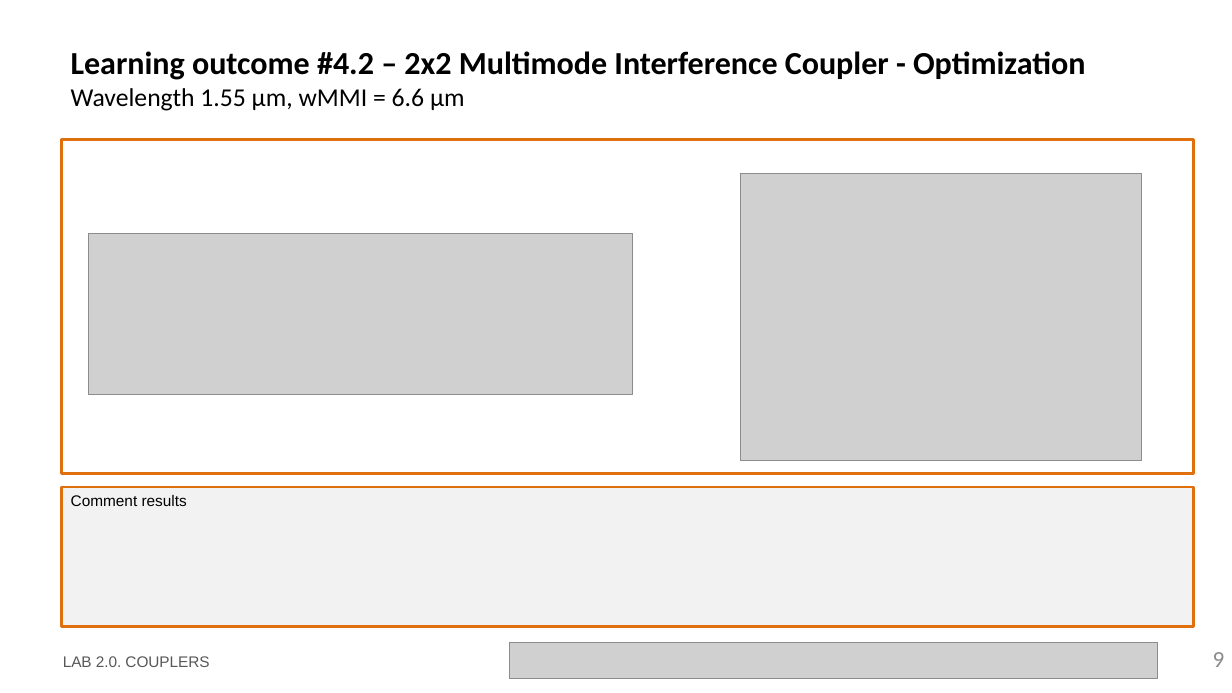
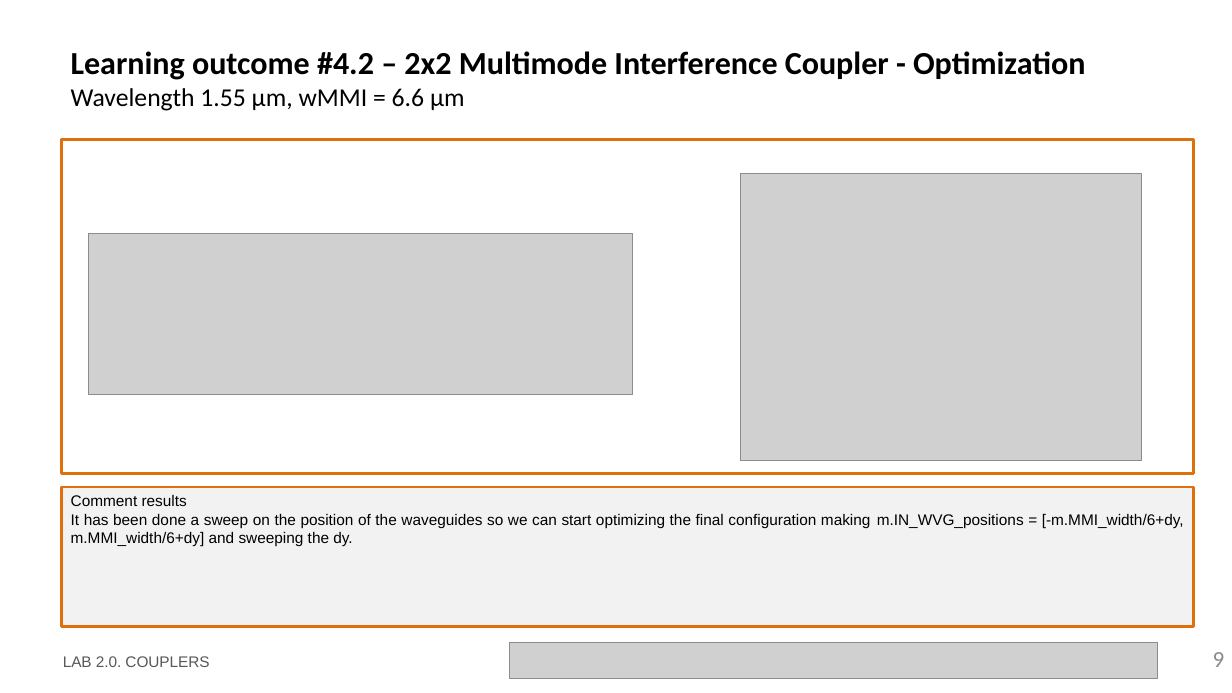
Before and after one commit to SergioC-upv/pic-upv-lab2, a slide deck: slide 9 of LabBook_20.pptx. Drawn at 1232x693 pixels with LibreOffice and Linux fonts; fonts in the diff are those of the drawing; grey boxes stand for pictures; background and template pictures are left out. Boxes give left, top, right and bottom in pixels: in the first picture for what was removed or moved away, otherwise in the second. Text is boxed around its words. In the diff, an @@ line names an element or a change of style, - is before the commit and + after.

```diff
--- a/LabBook_20.pptx
+++ b/LabBook_20.pptx
@@ text in rectangle at [71, 514, 1184, 547]: paragraph added @@
+It has been done a sweep on the position of the waveguides so we can start optimizing the final configuration making m.IN_WVG_positions = [-m.MMI_width/6+dy, m.MMI_width/6+dy] and sweeping the dy.
```
Also in this commit, not shown: 11 other slides changed.
